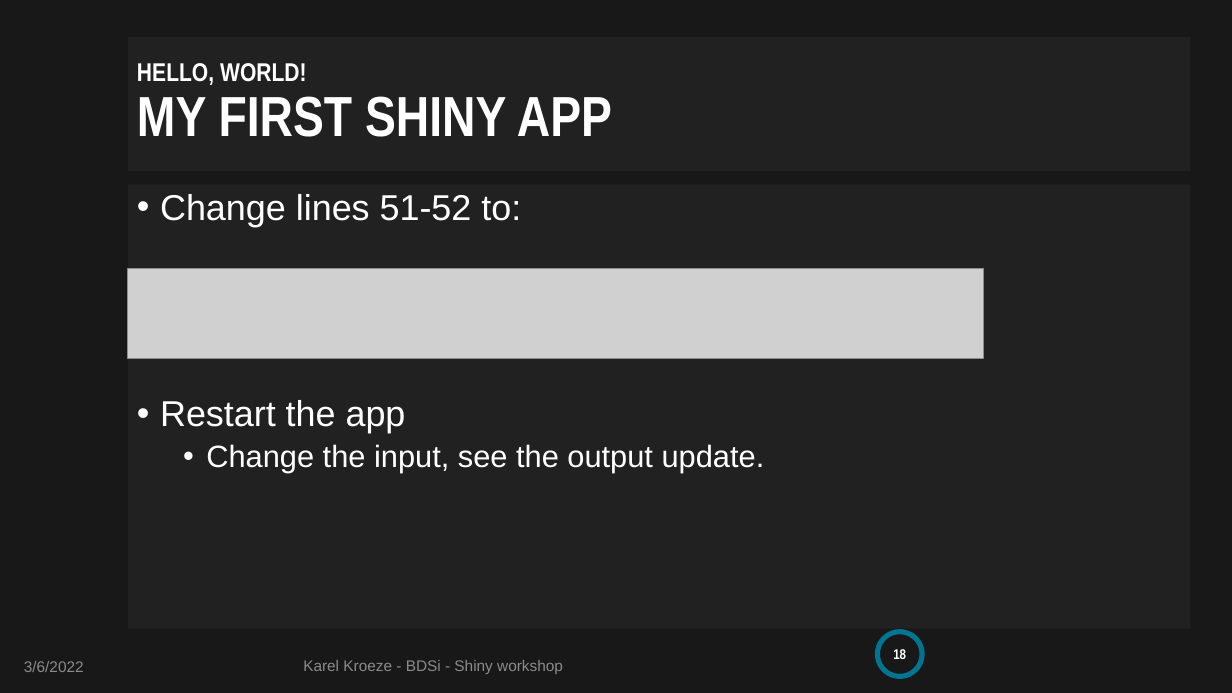
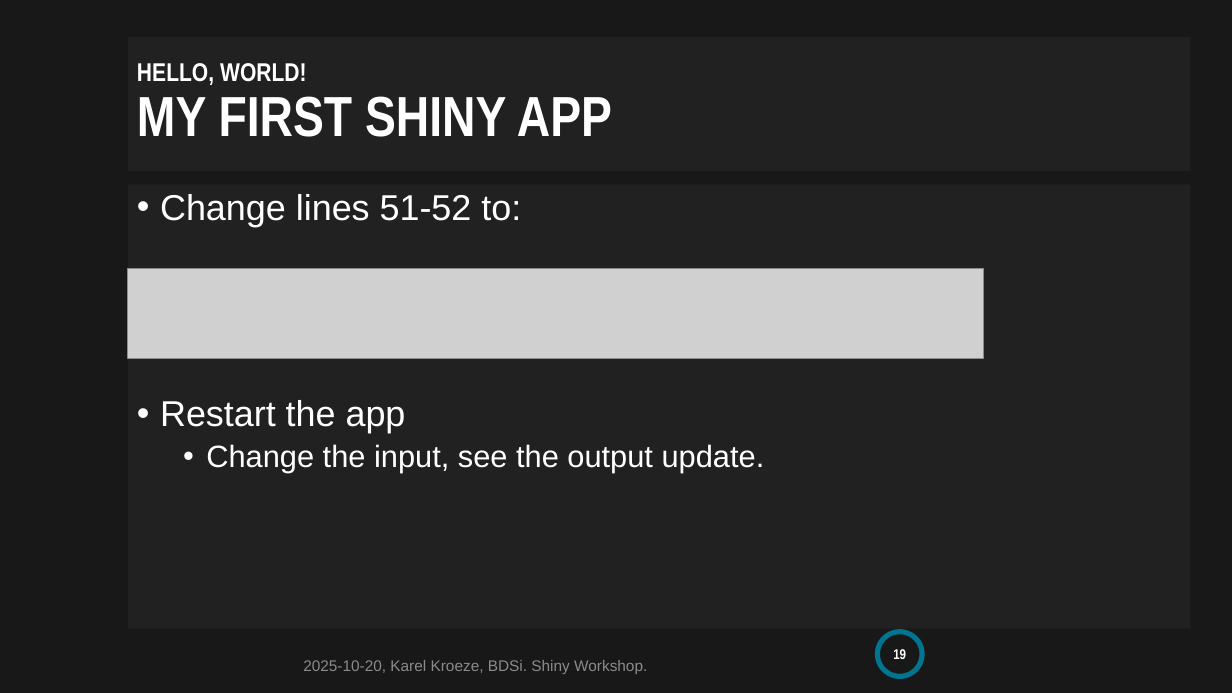
Before and after one commit to BDSI-Utwente/shiny-workshop, a slide deck: slide 19 of slides/shiny-workshop.pptx (slide 18 before the commit). Drawn at 1232x693 pixels with LibreOffice and Linux fonts; fonts in the diff are those of the drawing; grey boxes stand for pictures; background and template pictures are left out. Boxes give left, top, right and bottom in pixels: in the first picture for what was removed or moved away, otherwise in the second. Text is boxed around its words. In the diff, an @@ line names an element or a change of style, - is before the commit and + after.

```diff
--- a/slides/shiny-workshop.pptx
+++ b/slides/shiny-workshop.pptx
@@ text removed at box(24, 661, 84, 672) @@
-3/6/2022
@@ text at box(303, 660, 647, 674): text changed @@
-Karel Kroeze - BDSi - Shiny workshop
+2025-10-20, Karel Kroeze, BDSi. Shiny Workshop.
```
Also in this commit, not shown: 18 other slides changed, 3 slides added.
